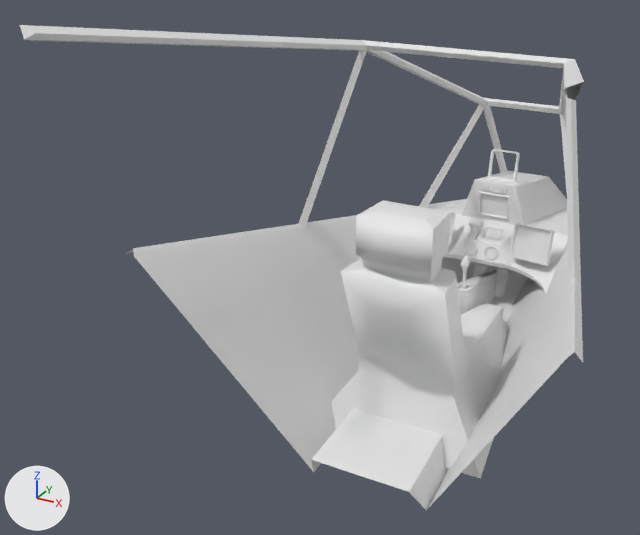
One commit to the Blender file FlyingGameJamGame/Assets/Models/Cockpit/Cockpit.blend: the scene before it, then after it.
The view is the same before and after, from a 50 mm lens placed at (1.42, -3.76, 1.92), pointed at (-0.52, -0.23, 0.16). Every picture has the same lights, and +X, +Y and +Z are marked at lower left.

Script lines for the objects in view, before the commit:
```python
me_cone = bpy.data.meshes.new('Cone')
me_cone.from_pydata(...)  # 1030 vertices, 985 faces; spans x -0.95..0.95, y -1.63..1.89, z -0.81..1.33
# before: 0 (-0.91, -1.63, 1.29) at pixel (24, 39), 1 (-0.94, -1.62, 1.33) at pixel (19, 24), 2 (-0.29, -0.77, -0.81) at pixel (313, 472), 4 (-0.48, 0.11, 1.03) at pixel (367, 49), 8 (-0.9, -1.2, 0.35) at pixel (133, 255)
# before: 14 (0.91, -1.63, 1.29) at pixel (568, 99), 16 (0.29, -0.77, -0.81) at pixel (426, 510), 19 (0.48, 0.11, 1.03), 23 (0.9, -1.2, 0.35) at pixel (565, 359), 30 (-0.47, 0.09, 1.05) at pixel (366, 45)
# before: 31 (-0.89, -1.6, 1.31) at pixel (35, 33), 39 (-0.92, -1.58, 1.28) at pixel (34, 40), 40 (-0.51, 0.08, 1.02) at pixel (359, 50), 42 (-0.92, -1.18, 0.37) at pixel (133, 248), 47 (0.89, -1.6, 1.31) at pixel (564, 88)
# before: 48 (0.47, 0.09, 1.05) at pixel (563, 63), 56 (0.92, -1.58, 1.28) at pixel (575, 100), 57 (0.92, -1.18, 0.37) at pixel (574, 351), 59 (0.51, 0.08, 1.02), 442 (0.72, -1.08, 0.02) at pixel (516, 413)
# before: 445 (-0.72, -1.08, 0.02) at pixel (190, 324), 449 (-0.24, -0.87, -0.65) at pixel (311, 459), 450 (0.24, -0.87, -0.65) at pixel (408, 492)
me_cube_001 = bpy.data.meshes.new('Cube.001')
me_cube_001.from_pydata(...)  # 108 vertices, 108 faces; spans x -2.1..2.1, y -1.2..1.0, z -3.4..14.0
me_cube_001.polygons.foreach_set('use_smooth', [True] * 108)
ob_cockpit = bpy.data.objects.new('Cockpit', me_cone)
ob_cockpit.location = (0.0, 0.05, 0.14)
_m = ob_cockpit.modifiers.new('EdgeSplit', 'EDGE_SPLIT')
_m.split_angle = 0.473
ob_seat = bpy.data.objects.new('Seat', me_cube_001)
ob_seat.location = (0.0, 0.09, -0.364)
ob_seat.scale = (0.216, 0.561, 0.0697)
_m = ob_seat.modifiers.new('EdgeSplit', 'EDGE_SPLIT')
_m.split_angle = 0.424
```
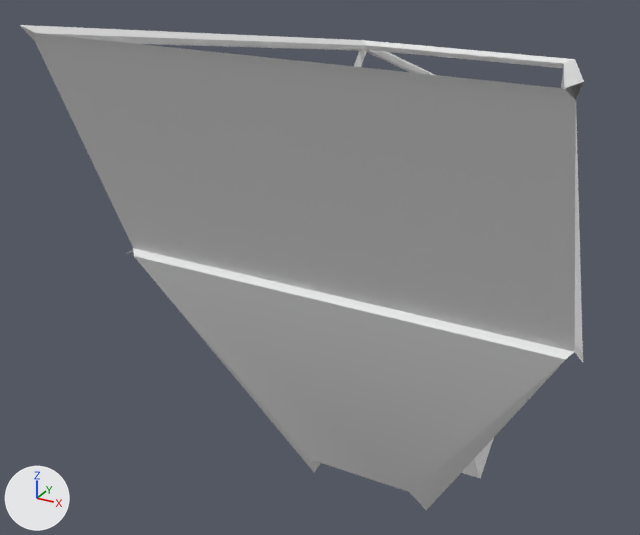
Changed parts and their boxes (x1, y1, x2, y2) in the pictures (640 x 535 px):
'Cockpit', reshaped
    before: (19, 25, 584, 510)
    after: (20, 25, 584, 510)
part 1 of me_cone, built on
    before: (19, 25, 576, 100)
    after: (21, 26, 576, 510)
'Seat', unchanged, covered by the edit
    before: (331, 200, 509, 478)
    after: (461, 438, 494, 478)

The change, as a diff of the scene's bpy script:
```diff
--- a/FlyingGameJamGame/Assets/Models/Cockpit/Cockpit.blend.py
+++ b/FlyingGameJamGame/Assets/Models/Cockpit/Cockpit.blend.py
@@ me_cone @@
 me_cone.from_pydata(...)  # 1030 vertices, 985 faces; spans x -0.95..0.95, y -1.63..1.89, z -0.81..1.33
 # used by ob_cockpit; location = (0.0, 0.05, 0.14)
 # verts and faces of me_cone; kept vertices keep their numbers, new ones are numbered from 1030
+# me_cone part 1
+delete_vertices([0, 14])  # with the faces that use them
+faces += [(4, 30, 31, 39), (1, 39, 31), (4, 39, 40), (19, 56, 47, 48), (19, 59, 56), (31, 47, 56, 39)]  # smooth
+faces += [(2, 445, 8, 449), (16, 450, 23, 442), (8, 23, 450, 449), (8, 42, 57, 23), (39, 56, 57, 42)]  # smooth
```
